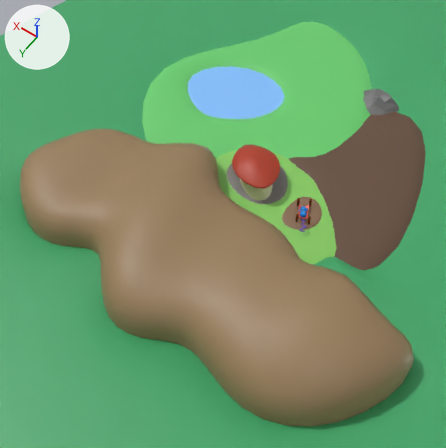
The Blender file Blender/WorldScene.blend, before and after one commit.
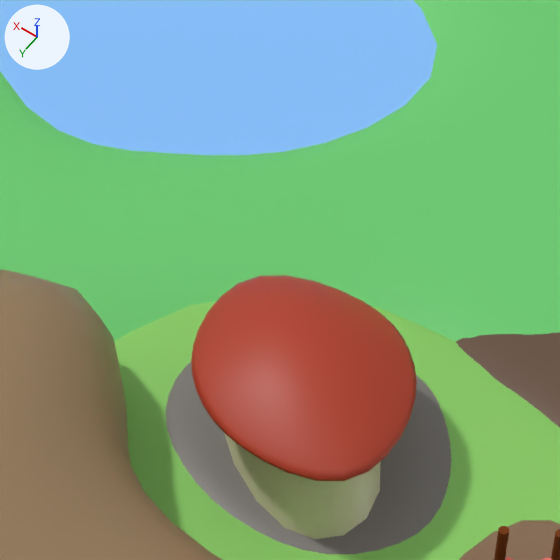
Each version appears first whole from a 50 mm camera at (-39.1, 58.8, 74.2) aimed at (-3.7, 9.2, -3.8), and next in a close-up on the part from 43% to 70% of the width and 19% to 46% of the height. The lights are fixed; the arrows at upper left show +X, +Y and +Z.
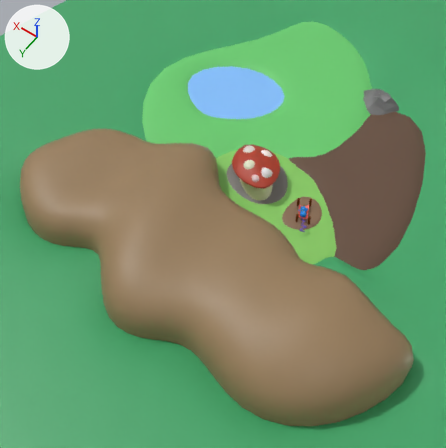
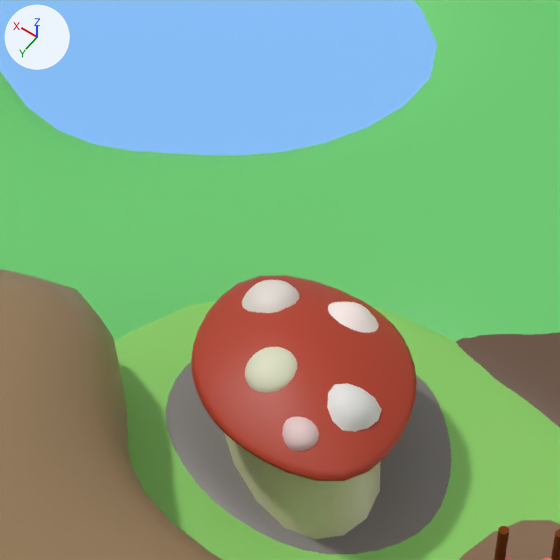
Commit message: Add bumps to mushroom house roof

Location of each change, (x1, y1, x2, y2) in pixels of the close-ups (560 x 560 px):
'bump.002', added: after (327, 383, 382, 431)
'bump.001', added: after (245, 347, 297, 393)
'bump.003', added: after (242, 279, 299, 313)
'bump', added: after (328, 302, 379, 333)
'bump.004', added: after (282, 417, 319, 451)

The change, as a diff of the scene's bpy script:
```diff
--- a/Blender/WorldScene.blend.py
+++ b/Blender/WorldScene.blend.py
@@ me_cube_018 @@
+me_cube_018.from_pydata([(-1.17, -1.05, 0.0), (-0.83, -0.77, 0.67), (-1.08, 1.25, 0.0), (-0.79, 0.85, 0.67), (0.8, -1.12, 0.0), (0.71, -0.77, 0.67), (1.57, 1.03, 0.0), (0.56, 0.56, 0.67)], [], [(0, 1, 3, 2), (2, 3, 7, 6), (6, 7, 5, 4), (4, 5, 1, 0), (7, 3, 1, 5)])
+me_cube_018.polygons.foreach_set('use_smooth', [True] * 5)
+me_cube_018.materials.append(mat_material_018)  # light grey #e4c8c7
@@ me_circle @@
+me_circle.from_pydata([(0.0, 1.0, 0.0), (-0.71, 0.71, 0.0), (-1.0, 0.0, 0.0), (-0.71, -0.71, 0.0), (0.0, -1.0, 0.0), (0.71, -0.71, 0.0), (1.0, 0.0, 0.0), (0.71, 0.71, 0.0), (0.0, 0.0, 1.03)], [], [(0, 8, 6, 7), (8, 4, 5, 6), (1, 2, 8, 0), (2, 3, 4, 8)])
+me_circle.polygons.foreach_set('use_smooth', [True] * 4)
+me_circle.materials.append(mat_material_016)  # white #faece6
@@ me_cube_016 @@
+me_cube_016.from_pydata([(-1.17, -1.05, 0.0), (-0.83, -0.77, 0.67), (-1.08, 1.25, 0.0), (-0.79, 0.85, 0.67), (1.25, -1.18, 0.0), (0.71, -0.77, 0.67), (1.06, 0.97, 0.0), (0.56, 0.56, 0.67)], [], [(0, 1, 3, 2), (2, 3, 7, 6), (6, 7, 5, 4), (4, 5, 1, 0), (7, 3, 1, 5)])
+me_cube_016.polygons.foreach_set('use_smooth', [True] * 5)
+me_cube_016.materials.append(mat_material_015)  # light grey #e4dcd5
@@ me_cube_015 @@
+me_cube_015.from_pydata([(-0.551, -0.561, -0.074), (-0.233, 0.758, -0.074), (0.785, -0.147, -0.074), (0.065, 0.028, 0.464)], [], [(1, 0, 3), (0, 2, 3), (2, 1, 3)])
+me_cube_015.polygons.foreach_set('use_smooth', [True] * 3)
+me_cube_015.materials.append(mat_material_013)  # white #e7e6e3
@@ ob_bump_004 @@
+ob_bump_004 = bpy.data.objects.new('bump.004', me_cube_018)  # modifiers SUBSURF
+ob_bump_004.parent = ob_roof
+ob_bump_004.location = (-3.156, 1.006, 0.626)
+ob_bump_004.rotation_euler = (-0.202, -0.411, -0.0874)  # degrees (-12, -24, -5)
+ob_bump_004.scale = (0.591, 0.591, 0.591)
@@ ob_bump_001 @@
+ob_bump_001 = bpy.data.objects.new('bump.001', me_circle_001)  # 17 vertices, 12 faces; spans x -1.0..1.0, y -1.0..1.0, z 0.0..0.61; in mat_material_017 (light grey #dddfc2); modifiers SUBSURF
+ob_bump_001.parent = ob_roof
+ob_bump_001.location = (-0.661, 1.302, 1.146)
+ob_bump_001.rotation_euler = (-0.317, 0.115, 0.798)  # degrees (-18, 6.6, 46)
@@ ob_bump @@
+ob_bump = bpy.data.objects.new('bump', me_circle)  # modifiers SUBSURF
+ob_bump.parent = ob_roof
+ob_bump.location = (1.269, -2.088, 0.767)
+ob_bump.rotation_euler = (0.416, -0.171, 0.801)  # degrees (24, -10, 46)
+ob_bump.scale = (1.07, 1.07, 1.07)
@@ ob_bump_003 @@
+ob_bump_003 = bpy.data.objects.new('bump.003', me_cube_016)  # modifiers SUBSURF
+ob_bump_003.parent = ob_roof
+ob_bump_003.location = (2.67, 0.351, 0.816)
+ob_bump_003.rotation_euler = (0.209, 0.236, 0.861)  # degrees (12, 14, 49)
@@ ob_bump_002 @@
+ob_bump_002 = bpy.data.objects.new('bump.002', me_cube_015)  # modifiers SUBSURF
+ob_bump_002.parent = ob_roof
+ob_bump_002.location = (-2.716, -0.914, 0.982)
+ob_bump_002.rotation_euler = (-0.0375, -0.379, 0.639)  # degrees (-2.1, -22, 37)
+ob_bump_002.scale = (2.59, 2.59, 2.59)
```
